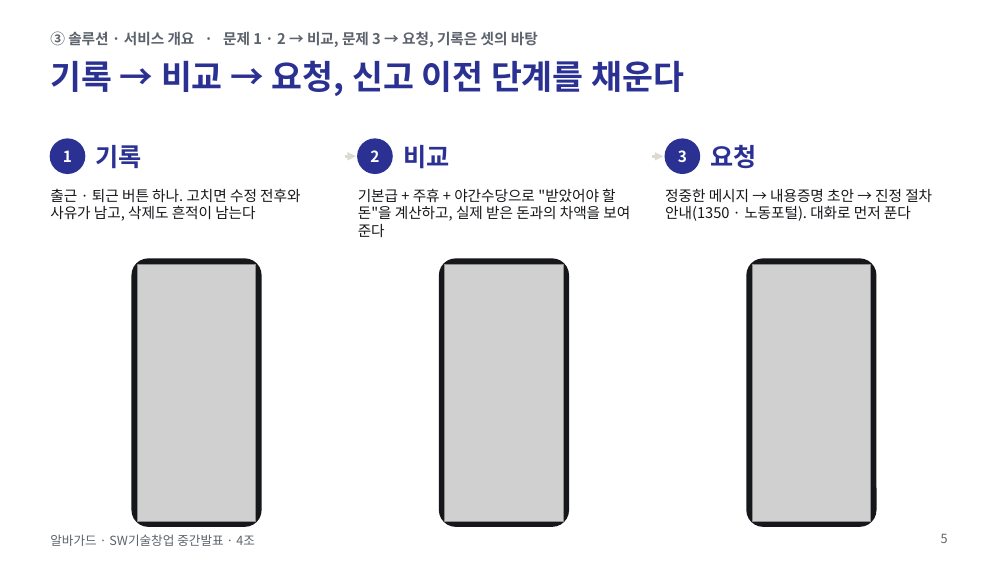
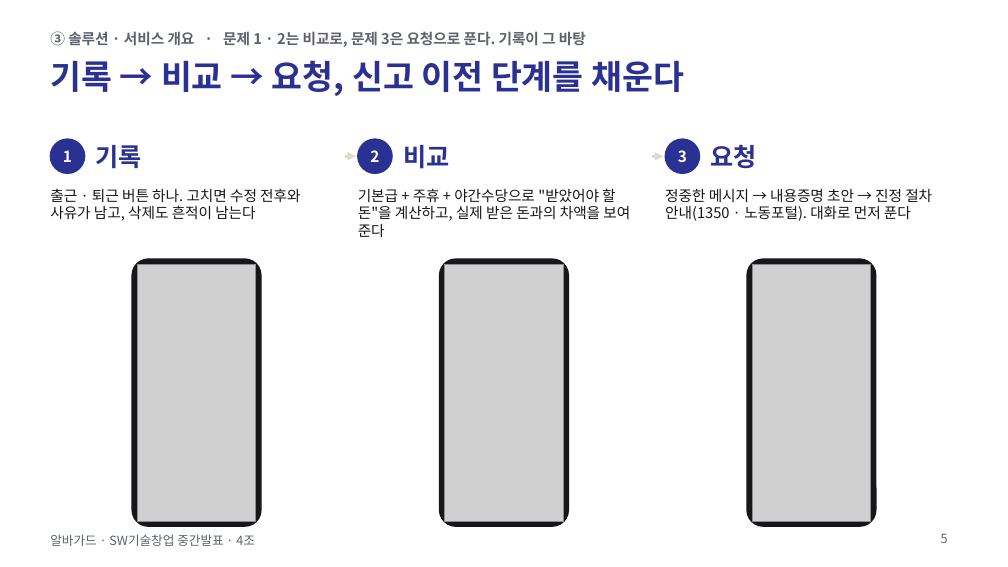
Before and after one commit to jihooni217/albaguard, a slide deck: slide 5 of docs/06_중간발표_PPT.pptx. Drawn at 1008x567 pixels with LibreOffice and Linux fonts; fonts in the diff are those of the drawing; grey boxes stand for pictures. Boxes give left, top, right and bottom in pixels: in the first picture for what was removed or moved away, otherwise in the second. Text is boxed around its words. In the diff, an @@ line names an element or a change of style, - is before the commit and + after.

```diff
--- a/docs/06_중간발표_PPT.pptx
+++ b/docs/06_중간발표_PPT.pptx
@@ text at [50,31,586,47]: text changed @@
-③ 솔루션 · 서비스 개요 · 문제 1 · 2 → 비교, 문제 3 → 요청, 기록은 셋의 바탕
+③ 솔루션 · 서비스 개요 · 문제 1 · 2는 비교로, 문제 3은 요청으로 푼다. 기록이 그 바탕
```
Also in this commit, not shown: 6 other slides changed, 4 other files.
